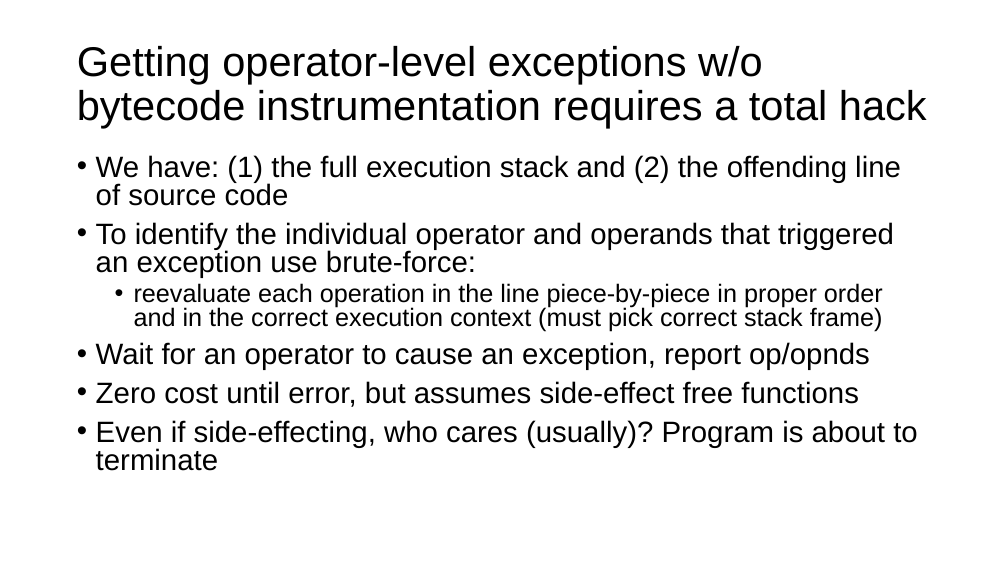
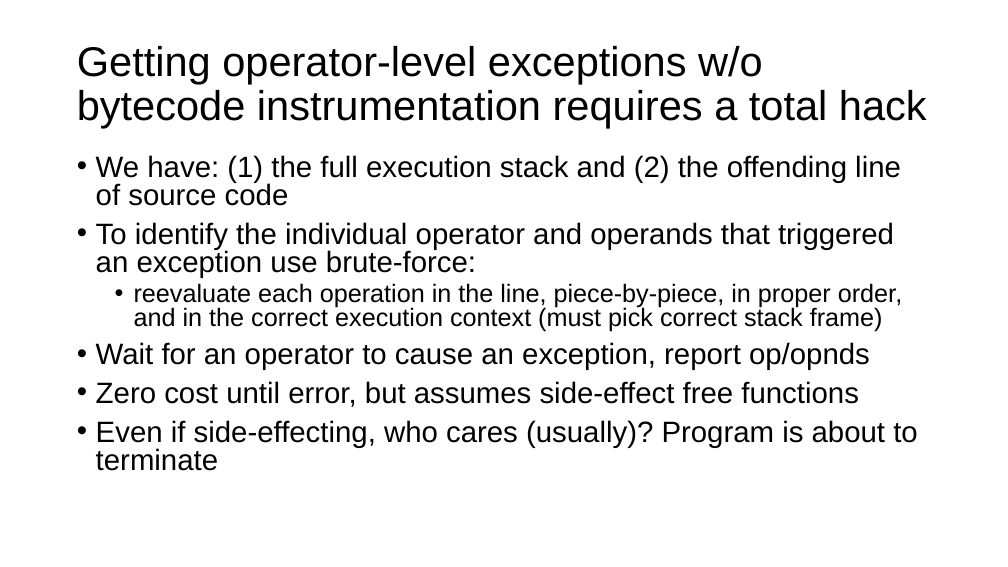
Before and after one commit to parrt/tensor-sensor, a slide deck: slide 14 of talks/strumenta/tensor-sensor.pptx. Drawn at 1008x567 pixels with LibreOffice and Linux fonts; fonts in the diff are those of the drawing; background and template pictures are left out. Boxes give left, top, right and bottom in pixels: in the first picture for what was removed or moved away, otherwise in the second. Text is boxed around its words. In the diff, an @@ line names an element or a change of style, - is before the commit and + after.

```diff
--- a/talks/strumenta/tensor-sensor.pptx
+++ b/talks/strumenta/tensor-sensor.pptx
@@ text at [134, 283, 902, 332]: text changed @@
-  • reevaluate each operation in the line piece-by-piece in proper order and in the correct execution context (must pick correct stack frame)
+  • reevaluate each operation in the line, piece-by-piece, in proper order, and in the correct execution context (must pick correct stack frame)
```
Also in this commit, not shown: 10 other slides changed, 2 other files.
